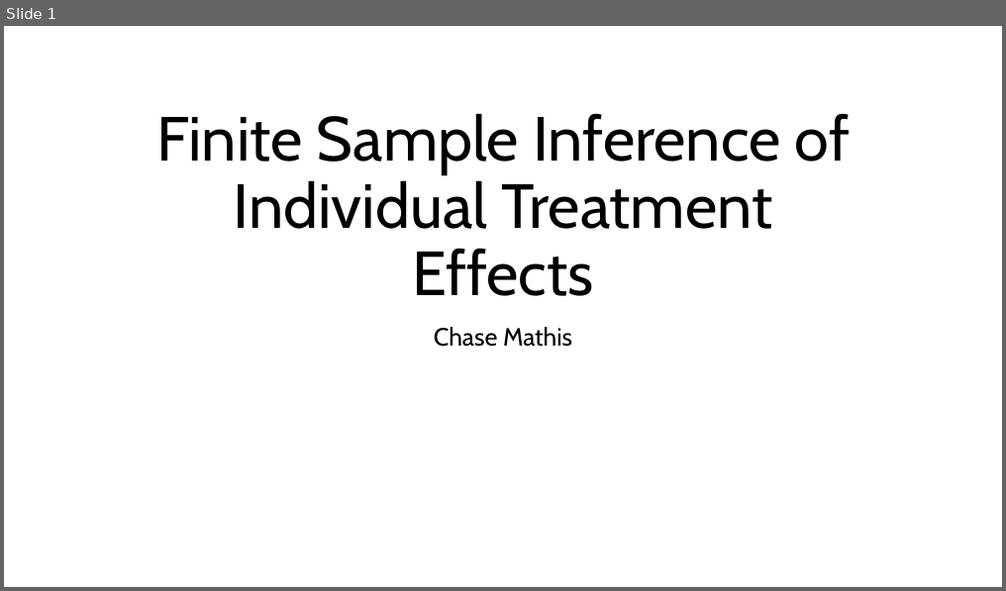
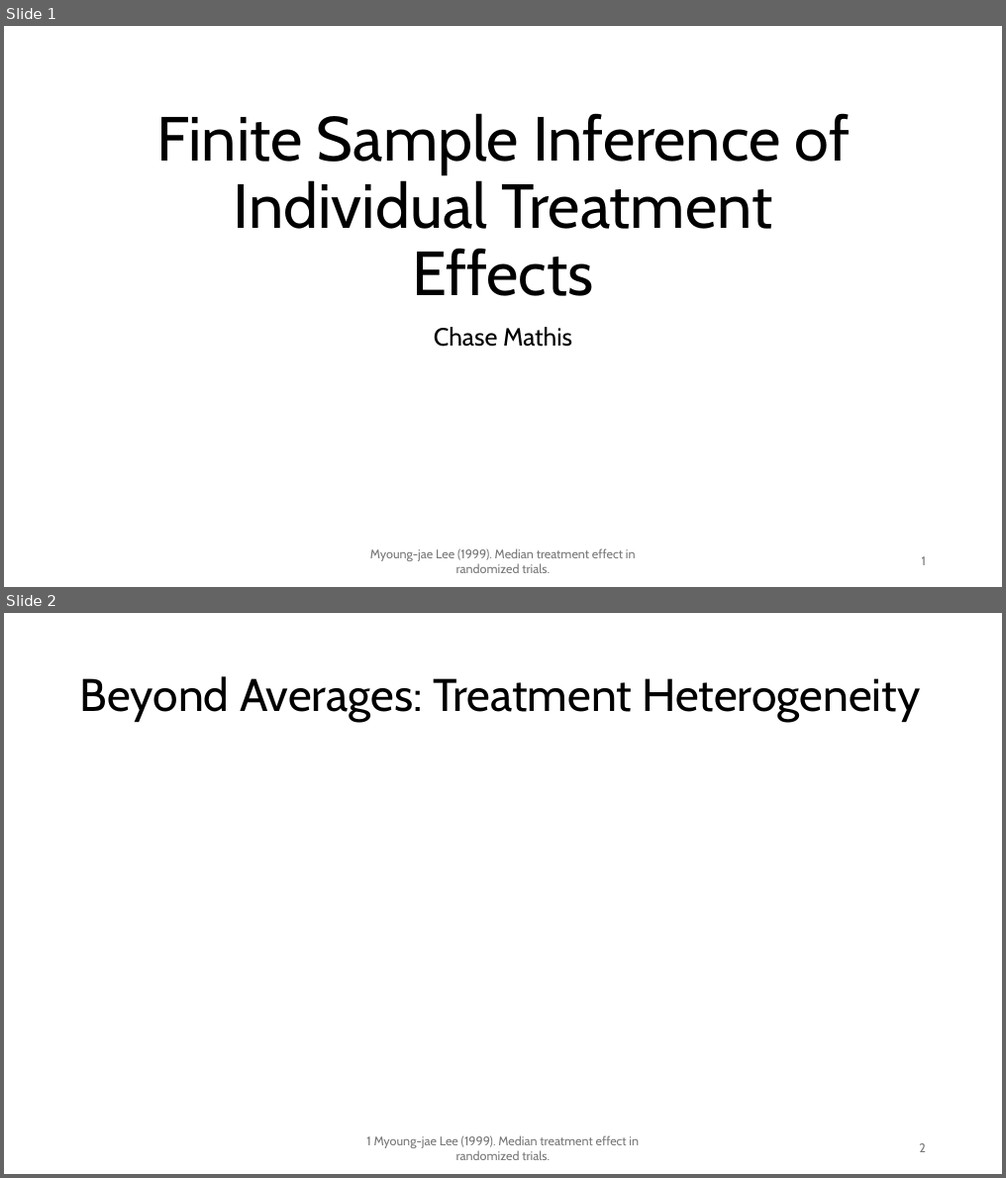
Before and after one commit to chasehmathis/dkw-ind-treat-effect, a slide deck: dkw-po-presentation.pptx. Shown one above the other, each under a label of ours: slide 1 before the commit, slides 1 and 2 after it. The pictures are 1006x591 and 1006x1178 pixels, drawn with LibreOffice and Linux fonts; fonts in the diff are those of the drawing; grey boxes stand for pictures. Boxes give left, top, right and bottom in pixels: in the first picture for what was removed or moved away, otherwise in the second. Text is boxed around its words. In the diff, an @@ line names an element or a change of style, - is before the commit and + after.

```diff
--- a/dkw-po-presentation.pptx
+++ b/dkw-po-presentation.pptx
@@ slide 2 added at [4, 613, 1002, 1174], background #FFFFFF @@
@@ title added at [80, 676, 920, 722], 44 pt, text #000000 @@
+Beyond Averages: Treatment Heterogeneity
@@ text added at [366, 1136, 639, 1160], 12 pt, text #797979 @@
+1 Myoung-jae Lee (1999). Median treatment effect in randomized trials.
@@ page number added at [919, 1144, 926, 1153], 12 pt, text #797979 @@
+2
@@ slide 1 changed as well @@
@@ text added at [370, 549, 636, 573], 12 pt, text #797979 @@
+Myoung-jae Lee (1999). Median treatment effect in randomized trials.
@@ page number added at [922, 557, 926, 566], 12 pt, text #797979 @@
+1
```
Also in this commit, not shown: 2 other slides added, 4 other files.
